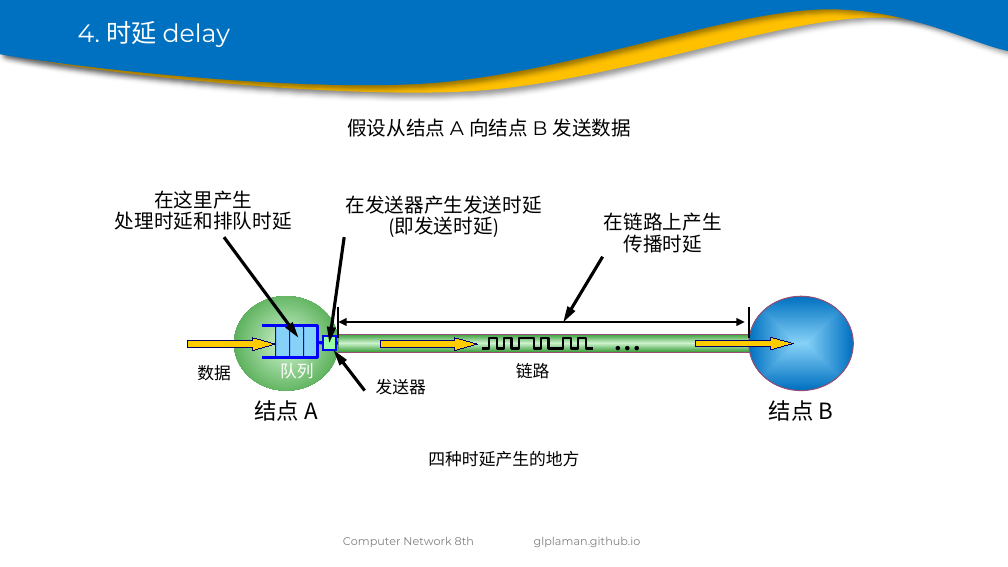
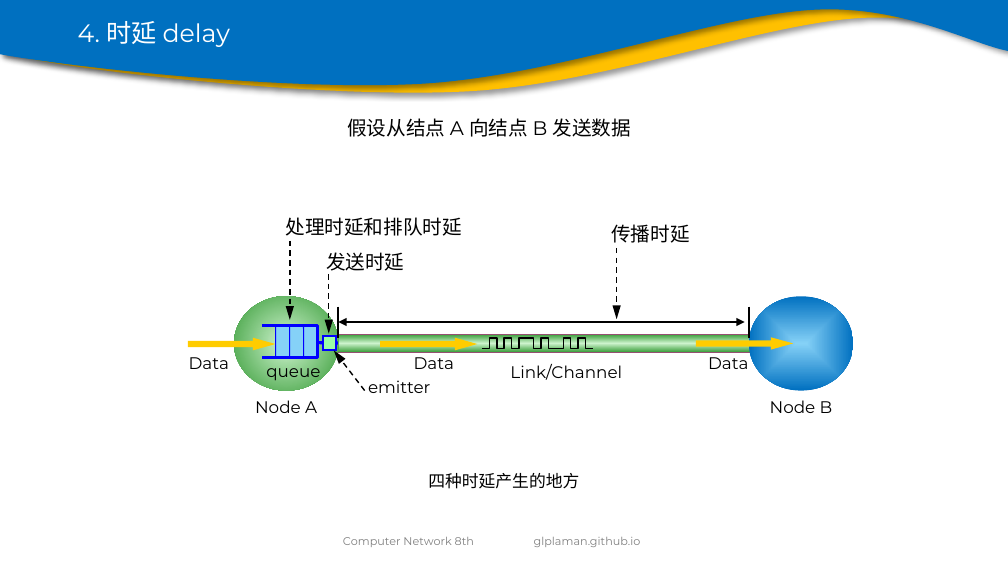
Before and after one commit to glplaman/glplaman.github.io, a slide deck: slide 80 of network/ppt/chap1.pptx. Drawn at 1008x567 pixels with LibreOffice and Linux fonts; fonts in the diff are those of the drawing; background and template pictures are left out. Boxes give left, top, right and bottom in pixels: in the first picture for what was removed or moved away, otherwise in the second. Text is boxed around its words. In the diff, an @@ line names an element or a change of style, - is before the commit and + after.

```diff
--- a/network/ppt/chap1.pptx
+++ b/network/ppt/chap1.pptx
@@ text at box(154, 190, 252, 212): paragraph removed @@
-在这里产生
@@ arrow removed from (224, 237) to (298, 338) @@
@@ text "处理时延和排队时延": place and size @@
-text "处理时延和排队时延" at box(115, 190, 292, 230)
+text "处理时延和排队时延" at box(285, 217, 462, 236)
@@ text "传播时延": place and size @@
-text "传播时延" at box(604, 212, 722, 253)
+text "传播时延" at box(611, 224, 689, 243)
@@ text at box(604, 212, 722, 235): paragraph removed @@
-在链路上产生
@@ arrow moved from (344, 237) - (330, 343) to (290, 241) - (290, 320) @@
@@ arrow (290, 241) - (290, 320): stroke #000000 2.25 pt to #000000 1 pt dashed @@
@@ text at box(326, 252, 404, 271): text changed @@
-在发送器产生发送时延
-(即发送时延)
+发送时延
@@ arrow moved from (603, 257) - (563, 322) to (617, 248) - (617, 320) @@
@@ arrow (617, 248) - (617, 320): stroke #000000 2.25 pt to #000000 1 pt dashed @@
@@ arrow added from (329, 274) to (329, 334), #000000 1 pt dashed @@
@@ ellipse at box(749, 296, 854, 391): outline #954F72 0.75 pt to none @@
@@ text removed at box(604, 318, 652, 362) @@
-…
@@ text at box(189, 357, 229, 369): text changed; font Noto Sans CJK SC to Montserrat @@
-数据
+Data
@@ arrow (365, 391) - (334, 351): stroke #000000 2.25 pt to #000000 1 pt dashed @@
@@ text added at box(414, 357, 454, 369), 12 pt, text #000000 @@
+Data
@@ freeform shape at box(482, 338, 593, 349): outline #000000 1.5 pt to #000000 1 pt @@
@@ outline #000066 0.75 pt to none in 3 elements at box(380, 338, 478, 350), box(187, 338, 275, 350), box(696, 338, 793, 350) @@
@@ text added at box(708, 357, 748, 369), 12 pt, text #000000 @@
+Data
@@ text at box(266, 361, 320, 382): text changed; font Noto Sans CJK SC to Montserrat; text colour #FFFFFF to #000000 @@
-队列
+queue
@@ text at box(368, 380, 430, 393): text changed; font Noto Sans CJK SC to Montserrat @@
-发送器
+emitter
@@ text at box(510, 364, 622, 380): text changed; font Noto Sans CJK SC to Montserrat @@
-链路
+Link/Channel
@@ text at box(255, 400, 317, 413): text changed; size 16 to 12 pt; font Noto Sans CJK SC to Montserrat @@
-结点 A
+Node A
@@ text at box(770, 400, 833, 413): text changed; size 16 to 12 pt; font Noto Sans CJK SC to Montserrat @@
-结点 B
+Node B
@@ text "四种时延产生的地方": place and size @@
-text "四种时延产生的地方" at box(428, 451, 579, 467)
+text "四种时延产生的地方" at box(428, 473, 579, 489)
```
Also in this commit, not shown: 13 other slides changed, 47 other files.
